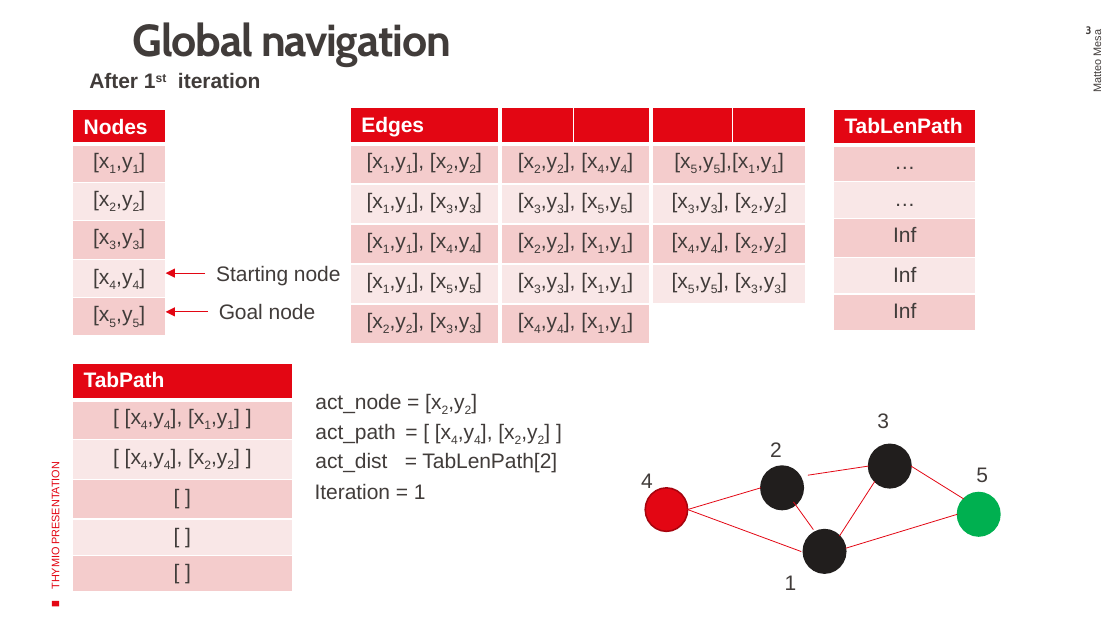
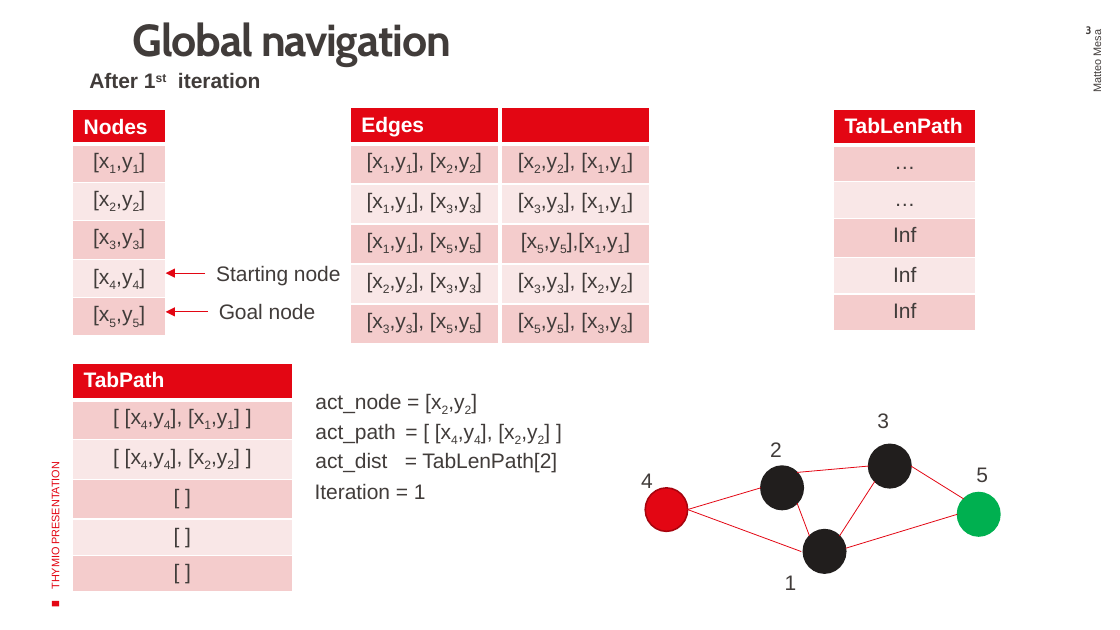
Before and after one commit to DJacquemont/hot_wheels, a slide deck: slide 3 of Presentation.pptx. Drawn at 1120x630 pixels with LibreOffice and Linux fonts; fonts in the diff are those of the drawing; background and template pictures are left out. Boxes give left, top, right and bottom in pixels: in the first picture for what was removed or moved away, otherwise in the second. Text is boxed around its words. In the diff, an @@ line names an element or a change of style, - is before the commit and + after.

```diff
--- a/Presentation.pptx
+++ b/Presentation.pptx
@@ table at box(351, 108, 498, 337) @@
-row 4: [x1,y1], [x4,y4]
+row 6: [x3,y3], [x5,y5]
@@ table at box(502, 108, 650, 337) @@
-column 1:  | [x2,y2], [x4,y4] | [x3,y3], [x5,y5] | [x2,y2], [x1,y1] | [x3,y3], [x1,y1] | [x4,y4], [x1,y1]
-column 2:  |  |  |  |  | 
+column 1:  | [x2,y2], [x1,y1] | [x3,y3], [x1,y1] | [x5,y5],[x1,y1] | [x3,y3], [x2,y2] | [x5,y5], [x3,y3]
@@ table removed at box(652, 108, 806, 329), 6 rows, 2 columns @@
- | 
-[x5,y5],[x1,y1] | 
-[x3,y3], [x2,y2] | 
-[x4,y4], [x2,y2] | 
-[x5,y5], [x3,y3] | 
- | 
@@ line moved from (808, 475) - (869, 466) to (797, 473) - (869, 466) @@
@@ line moved from (813, 530) - (793, 502) to (810, 536) - (797, 503) @@
```
Also in this commit, not shown: 1 other slide changed.
